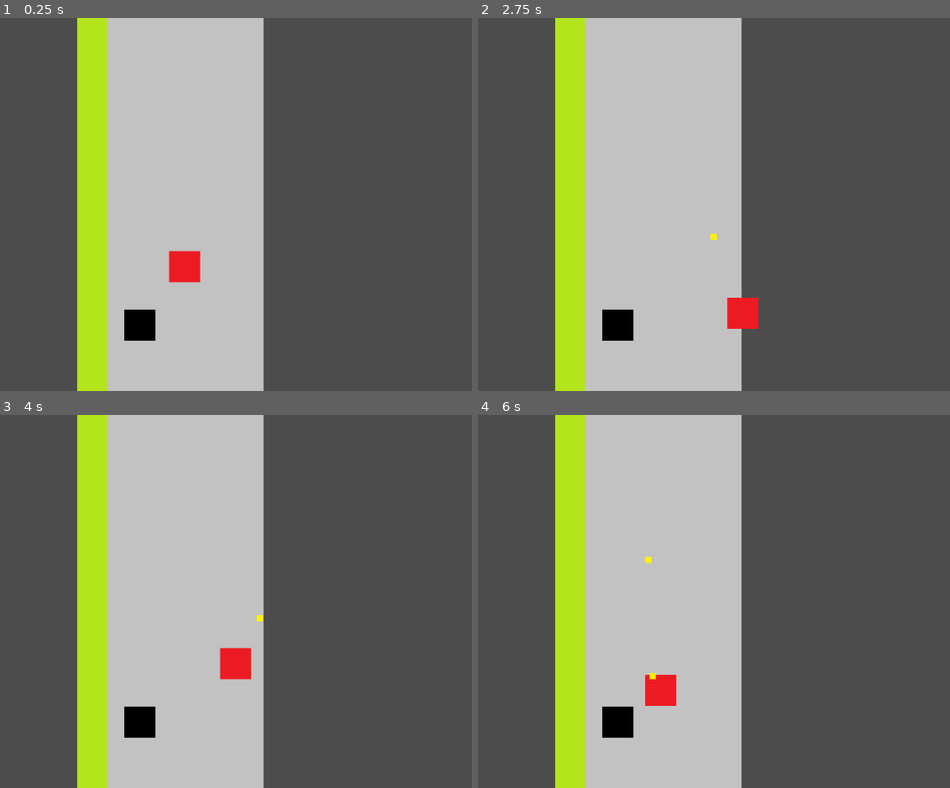
Above: before the commit, frames 1-4 (two rows, left to right).
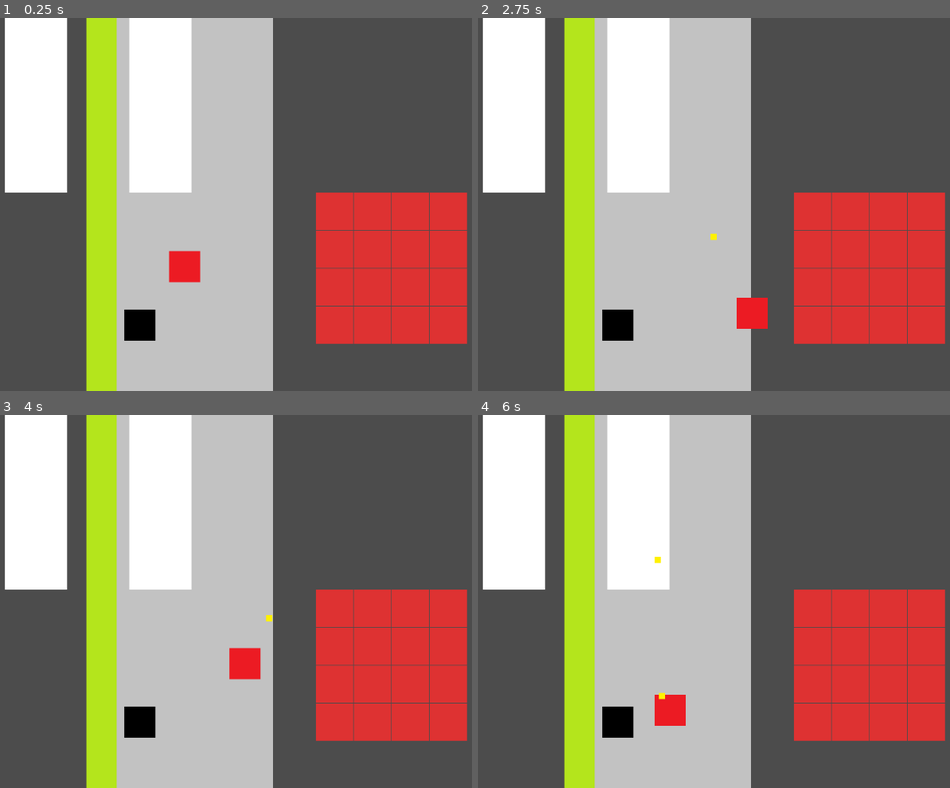
Above: after the commit, the same moments.

Repository: jschnei/ld42
Game: Godot game, scene res://Game.tscn
Same seed, same stepped clock (60 frames per second), same inputs: the game is played once before the commit and once after it. The project has no main scene, so this scene is started directly.
Inputs (mouse positions are in pixels of both pictures, inside the frame that each line leads up to):
- Up to frame 1 (0.25 s): no input
- Up to frame 2 (2.75 s): tap Enter at 0.5 s; move the mouse to (803, 185) at 0.52 s; hold Right (ui_right) 0.53-1.28 s; tap Space (shoot) at 0.6, 1.35, 2.1 s; click (803, 185) at 0.67 s; move the mouse to (534, 223) at 1.27 s; hold Down (ui_down) 1.28-2.03 s; move the mouse to (728, 122) at 2.02 s; hold Right (ui_right) from 2.03 s (still down)
- Up to frame 3 (4 s): move the mouse to (151, 676) at 2.77 s; release Right (ui_right) at 2.78 s; hold Up (ui_up) 2.78-3.53 s; tap Space (shoot) at 2.85, 3.6 s; click (151, 676) at 2.92 s; move the mouse to (377, 657) at 3.52 s; hold Left (ui_left) from 3.53 s (still down)
- Up to frame 4 (6 s): move the mouse to (outside the picture) at 4.27 s; tap Space (shoot) at 4.35, 5.1, 5.85 s; move the mouse to (695, 601) at 5.02 s; release Left (ui_left) at 5.03 s; hold Down (ui_down) 5.03-5.78 s; click (695, 601) at 5.17 s; move the mouse to (567, 508) at 5.77 s; hold Right (ui_right) from 5.78 s (still down)

The runs differ from the first frame. In frame 1, 32% of the frame differs, in the area x 1-99%, y 0-100%; in frame 2, 32%; in frame 3, 32%; in frame 4, 32%.

Commit message:
inventory in game frame

Diff:
--- a/Game.tscn
+++ b/Game.tscn
@@ -1,17 +1,18 @@
-[gd_scene load_steps=5 format=2]
+[gd_scene load_steps=6 format=2]
 
 [ext_resource path="res://Game.gd" type="Script" id=1]
 [ext_resource path="res://art/floor.png" type="Texture" id=2]
 [ext_resource path="res://Player.tscn" type="PackedScene" id=3]
 [ext_resource path="res://Wall.tscn" type="PackedScene" id=4]
+[ext_resource path="res://Inventory.tscn" type="PackedScene" id=5]
 
-[node name="Game" type="Node2D" index="0"]
+[node name="Game" type="Node2D"]
 
 script = ExtResource( 1 )
 
 [node name="Floor" type="Sprite" parent="." index="0"]
 
-position = Vector2( 266.489, 288.696 )
+position = Vector2( 281.489, 402.696 )
 texture = ExtResource( 2 )
 region_enabled = true
 region_rect = Rect2( 0, 0, 300, 100000 )
@@ -25,3 +26,5 @@
 
 position = Vector2( 216.951, 513.389 )
 _sections_unfolded = [ "Collision", "Transform" ]
+
+[node name="Inventory" parent="." index="3" instance=ExtResource( 5 )]
